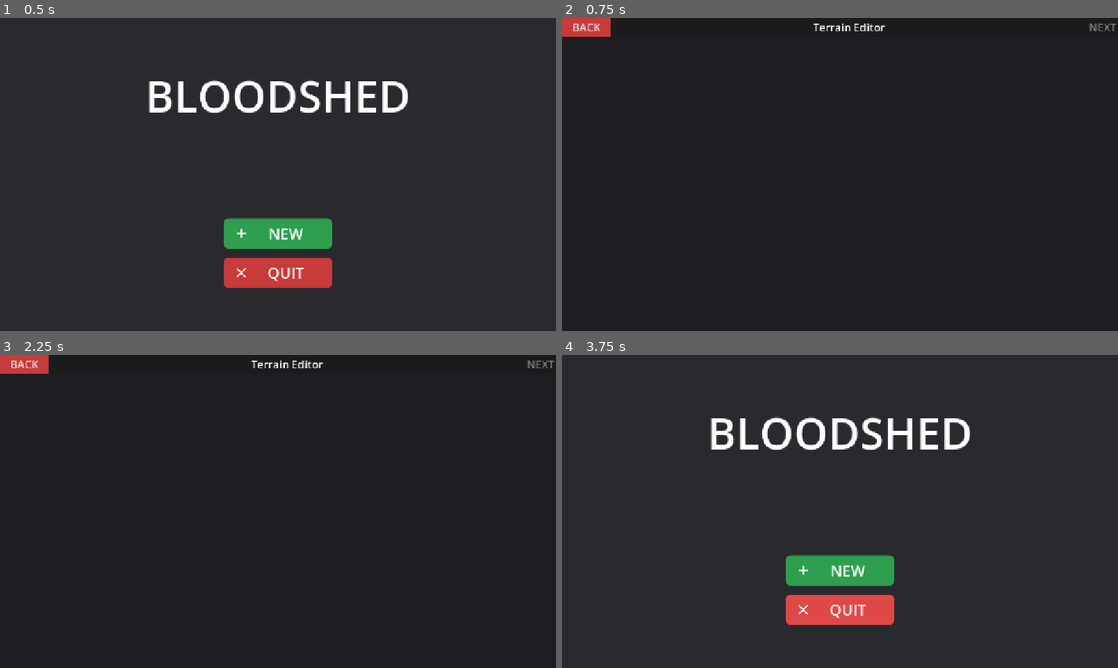
Above: before the commit, frames 1-4 (two rows, left to right).
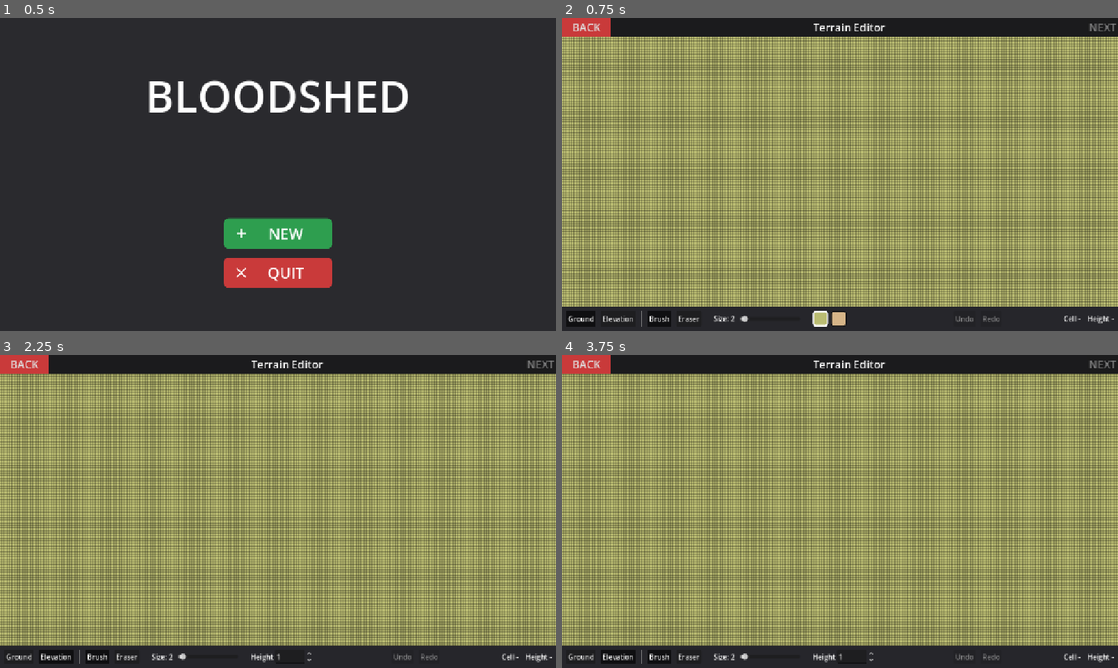
Above: after the commit, the same moments.

Repository: UniquePython/Bloodshed
Game: Godot game, scene res://main_menu.tscn
The game is run twice, just before and just after one commit, with the same random seed, the same clock (stepped at 60 frames per second) and the same inputs.
Inputs (mouse positions are in pixels of both pictures, inside the frame that each line leads up to):
- Up to frame 1 (0.5 s): no input
- Up to frame 2 (0.75 s): click "NEW" at 0.5 s
- Up to frame 3 (2.25 s): click (16, 655) at 1.25 s, where only the run after the commit has a clickable "Ground"; click (55, 655) at 2 s, where only the run after the commit has a clickable "Elevation"
- Up to frame 4 (3.75 s): click (662, 655) at 2.75 s, where only the run after the commit has a clickable "Brush"; click "BACK" at 3.5 s

Frame 1 is identical in both runs. In frame 2, 87% of the frame differs, in the area x 0-100%, y 6-99%; in frame 3, 87%; in frame 4, 88%, in the area x 0-100%, y 0-99%.

Commit message:
Add terrain editor

Diff:
--- /dev/null
+++ b/data/edit_history.gd
@@ -0,0 +1,52 @@
+class_name EditHistory
+extends RefCounted
+
+const MAX_STROKES := 200
+
+var _undo_stack: Array = []
+var _redo_stack: Array = []
+var _current = null
+
+func begin(layer: int) -> void:
+	_current = {"layer": layer, "cells": {}}
+
+func record(cell: Vector2i, old_value: int, new_value: int) -> void:
+	if _current == null:
+		return
+	var cells: Dictionary = _current["cells"]
+	if cells.has(cell):
+		var pair: Vector2i = cells[cell]
+		cells[cell] = Vector2i(pair.x, new_value)
+	else:
+		cells[cell] = Vector2i(old_value, new_value)
+
+func end() -> void:
+	if _current == null:
+		return
+	var cells: Dictionary = _current["cells"]
+	if cells.size() > 0:
+		_undo_stack.append(_current)
+		_redo_stack.clear()
+		if _undo_stack.size() > MAX_STROKES:
+			_undo_stack.pop_front()
+	_current = null
+
+func undo() -> Variant:
+	if _undo_stack.is_empty():
+		return null
+	var stroke = _undo_stack.pop_back()
+	_redo_stack.append(stroke)
+	return stroke
+
+func redo() -> Variant:
+	if _redo_stack.is_empty():
+		return null
+	var stroke = _redo_stack.pop_back()
+	_undo_stack.append(stroke)
+	return stroke
+
+func can_undo() -> bool:
+	return not _undo_stack.is_empty()
+
+func can_redo() -> bool:
+	return not _redo_stack.is_empty()
--- /dev/null
+++ b/editor/editor_canvas.gd
@@ -0,0 +1,407 @@
+class_name EditorCanvas
+extends Control
+
+signal settings_changed
+signal history_changed
+signal cursor_changed(cell: Vector2i, height: int, inside: bool)
+
+const TOOL_BRUSH := 0
+const TOOL_ERASER := 1
+
+const MIN_ZOOM := 2.0
+const MAX_ZOOM := 64.0
+const ZOOM_FACTOR := 1.25
+const PAN_SPEED := 700.0
+const GRID_MIN_ZOOM := 6.0
+
+const LAYER_GROUND := 0
+const LAYER_ELEVATION := 1
+const CONTOUR_COLOR := Color("#2b1a0a")
+const CONTOUR_WIDTH := 2.0
+
+var map: MapData
+var camera := Vector2.ZERO
+var zoom := 6.0
+var _textures := {}
+
+var selected_terrain := TerrainTypes.SAND
+var brush_radius := 2
+
+var layer := LAYER_GROUND
+var current_tool := TOOL_BRUSH
+var selected_height := 1
+var _paint_layer := LAYER_GROUND
+var _contours := {}
+var history := EditHistory.new()
+
+var _painting := false
+var _paint_id := 0
+var _last_cell := Vector2i.ZERO
+var _hovering := false
+
+func set_layer(value: int) -> void:
+	layer = value
+	settings_changed.emit()
+	queue_redraw()
+
+func set_tool(value: int) -> void:
+	current_tool = value
+	settings_changed.emit()
+
+func set_terrain(id: int) -> void:
+	selected_terrain = id
+	settings_changed.emit()
+
+func set_height(value: int) -> void:
+	selected_height = maxi(value, 0)
+	settings_changed.emit()
+
+func set_radius(value: int) -> void:
+	brush_radius = clampi(value, 0, 50)
+	settings_changed.emit()
+	queue_redraw()
+
+func _emit_cursor() -> void:
+	if not _hovering:
+		cursor_changed.emit(Vector2i.ZERO, 0, false)
+		return
+	var c := _cell_at(get_local_mouse_position())
+	if map.in_bounds(c.x, c.y):
+		cursor_changed.emit(c, map.get_height(c.x, c.y), true)
+	else:
+		cursor_changed.emit(c, 0, false)
+
+func _ready() -> void:
+	if Scenario.map == null:
+		Scenario.reset()
+
+	map = Scenario.map
+	camera = Vector2(map.width, map.length) / 2.0
+	clip_contents = true
+	texture_filter = CanvasItem.TEXTURE_FILTER_NEAREST
+
+	resized.connect(queue_redraw)
+	mouse_entered.connect(_on_mouse_entered)
+	mouse_exited.connect(_on_mouse_exited)
+
+func _on_mouse_entered() -> void:
+	_hovering = true
+	queue_redraw()
+	_emit_cursor()
+
+func _on_mouse_exited() -> void:
+	_hovering = false
+	queue_redraw()
+	_emit_cursor()
+
+func cell_to_screen(cell: Vector2) -> Vector2:
+	return (cell - camera) * zoom + size / 2.0
+
+func screen_to_cell(pos: Vector2) -> Vector2:
+	return (pos - size / 2.0) / zoom + camera
+
+func _process(delta: float) -> void:
+	var dir := Vector2.ZERO
+	if Input.is_physical_key_pressed(KEY_LEFT):
+		dir.x -= 1.0
+	if Input.is_physical_key_pressed(KEY_RIGHT):
+		dir.x += 1.0
+	if Input.is_physical_key_pressed(KEY_UP):
+		dir.y -= 1.0
+	if Input.is_physical_key_pressed(KEY_DOWN):
+		dir.y += 1.0
+
+	if dir != Vector2.ZERO:
+		camera += dir.normalized() * PAN_SPEED / zoom * delta
+		queue_redraw()
+
+func _unhandled_key_input(event: InputEvent) -> void:
+	var key := event as InputEventKey
+	if key == null or not key.pressed:
+		return
+
+	if key.is_command_or_control_pressed():
+		if key.keycode == KEY_Z:
+			if key.shift_pressed:
+				redo_edit()
+			else:
+				undo_edit()
+		elif key.keycode == KEY_Y:
+			redo_edit()
+		return
+
+	if key.keycode >= KEY_1 and key.keycode < KEY_1 + TerrainTypes.count():
+		set_terrain(key.keycode - KEY_1)
+		return
+
+	var step := 1
+	if key.shift_pressed:
+		step = 5
+
+	match key.keycode:
+		KEY_EQUAL, KEY_PLUS, KEY_KP_ADD:
+			_set_zoom(zoom * ZOOM_FACTOR)
+		KEY_MINUS, KEY_KP_SUBTRACT:
+			_set_zoom(zoom / ZOOM_FACTOR)
+		KEY_BRACKETLEFT:
+			set_radius(brush_radius - 1)
+		KEY_BRACKETRIGHT:
+			set_radius(brush_radius + 1)
+		KEY_L:
+			if layer == LAYER_GROUND:
+				set_layer(LAYER_ELEVATION)
+			else:
+				set_layer(LAYER_GROUND)
+		KEY_E:
+			set_height(selected_height + step)
+		KEY_Q:
+			set_height(selected_height - step)
+
+func _set_zoom(value: float) -> void:
+	zoom = clampf(value, MIN_ZOOM, MAX_ZOOM)
+	queue_redraw()
+
+func _draw() -> void:
+	if map == null:
+		return
+
+	var map_rect := Rect2(cell_to_screen(Vector2.ZERO), Vector2(map.width, map.length) * zoom)
+	draw_rect(map_rect, TerrainTypes.get_color_of(TerrainTypes.GRASS))
+
+	var top_left := screen_to_cell(Vector2.ZERO)
+	var bottom_right := screen_to_cell(size)
+	var first := Vector2i(floori(top_left.x / Chunk.SIZE), floori(top_left.y / Chunk.SIZE))
+	var last := Vector2i(floori(bottom_right.x / Chunk.SIZE), floori(bottom_right.y / Chunk.SIZE))
+
+	for cy in range(first.y, last.y + 1):
+		for cx in range(first.x, last.x + 1):
+			var key := Vector2i(cx, cy)
+			if not map.chunks.has(key):
+				continue
+			var origin := cell_to_screen(Vector2(cx, cy) * Chunk.SIZE)
+			var rect := Rect2(origin, Vector2.ONE * Chunk.SIZE * zoom)
+			draw_texture_rect(_get_texture(key), rect, false)
+
+	if zoom >= GRID_MIN_ZOOM:
+		_draw_grid(top_left, bottom_right)
+
+	draw_set_transform(cell_to_screen(Vector2.ZERO), 0.0, Vector2(zoom, zoom))
+	for cy in range(first.y - 1, last.y + 1):
+		for cx in range(first.x - 1, last.x + 1):
+			var ckey := Vector2i(cx, cy)
+			var relevant: bool = map.chunks.has(ckey) \
+				or map.chunks.has(ckey + Vector2i.RIGHT) \
+				or map.chunks.has(ckey + Vector2i.DOWN)
+			if not relevant:
+				continue
+			var lines := _get_contours(ckey)
+			if lines.size() > 0:
+				draw_multiline(lines, CONTOUR_COLOR, CONTOUR_WIDTH / zoom)
+	draw_set_transform(Vector2.ZERO, 0.0, Vector2.ONE)
+
+	draw_rect(map_rect, Color.WHITE, false, 2.0)
+
+	if _hovering:
+		var c := _cell_at(get_local_mouse_position())
+		var center := cell_to_screen(Vector2(c) + Vector2(0.5, 0.5))
+		var outline := Color.WHITE
+		if layer == LAYER_ELEVATION:
+			outline = Color("#ffb347")
+		if current_tool == TOOL_ERASER:
+			outline = Color("#ff6b6b")
+		draw_arc(center, (brush_radius + 0.5) * zoom, 0.0, TAU, 48, outline, 2.0)
+
+func _draw_grid(top_left: Vector2, bottom_right: Vector2) -> void:
+	var x0 := maxi(floori(top_left.x), 0)
+	var x1 := mini(ceili(bottom_right.x), map.width)
+	var y0 := maxi(floori(top_left.y), 0)
+	var y1 := mini(ceili(bottom_right.y), map.length)
+	var color := Color(0, 0, 0, 0.25)
+
+	var top := cell_to_screen(Vector2(0, y0)).y
+	var bottom := cell_to_screen(Vector2(0, y1)).y
+	for x in range(x0, x1 + 1):
+		var sx := cell_to_screen(Vector2(x, 0)).x
+		draw_line(Vector2(sx, top), Vector2(sx, bottom), color)
+
+	var left := cell_to_screen(Vector2(x0, 0)).x
+	var right := cell_to_screen(Vector2(x1, 0)).x
+	for y in range(y0, y1 + 1):
+		var sy := cell_to_screen(Vector2(0, y)).y
+		draw_line(Vector2(left, sy), Vector2(right, sy), color)
+
+func _get_texture(key: Vector2i) -> ImageTexture:
+	if _textures.has(key):
+		return _textures[key]
+
+	var chunk: Chunk = map.chunks[key]
+	var img := Image.create(Chunk.SIZE, Chunk.SIZE, false, Image.FORMAT_RGBA8)
+	for ly in Chunk.SIZE:
+		for lx in Chunk.SIZE:
+			var gx := key.x * Chunk.SIZE + lx
+			var gy := key.y * Chunk.SIZE + ly
+			if map.in_bounds(gx, gy):
+				img.set_pixel(lx, ly, TerrainTypes.get_color_of(chunk.get_ground(lx, ly)))
+			else:
+				img.set_pixel(lx, ly, Color.TRANSPARENT)
+
+	var tex := ImageTexture.create_from_image(img)
+	_textures[key] = tex
+	return tex
+
+func _get_contours(key: Vector2i) -> PackedVector2Array:
+	if _contours.has(key):
+		return _contours[key]
+
+	var lines := PackedVector2Array()
+	var exists := map.chunks.has(key)
+	var last_index := Chunk.SIZE - 1
+	var base_x := key.x * Chunk.SIZE
+	var base_y := key.y * Chunk.SIZE
+
+	for ly in Chunk.SIZE:
+		for lx in Chunk.SIZE:
+			if not exists and lx < last_index and ly < last_index:
+				continue
+			var gx := base_x + lx
+			var gy := base_y + ly
+			if not map.in_bounds(gx, gy):
+				continue
+			var h := map.get_height(gx, gy)
+			if map.in_bounds(gx + 1, gy) and map.get_height(gx + 1, gy) != h:
+				lines.append(Vector2(gx + 1, gy))
+				lines.append(Vector2(gx + 1, gy + 1))
+			if map.in_bounds(gx, gy + 1) and map.get_height(gx, gy + 1) != h:
+				lines.append(Vector2(gx, gy + 1))
+				lines.append(Vector2(gx + 1, gy + 1))
+
+	_contours[key] = lines
+	return lines
+
+func invalidate_ground(key: Vector2i) -> void:
+	_textures.erase(key)
+	queue_redraw()
+
+func invalidate_height(key: Vector2i) -> void:
+	_contours.erase(key)
+	_contours.erase(key + Vector2i.LEFT)
+	_contours.erase(key + Vector2i.UP)
+	queue_redraw()
+
+func _gui_input(event: InputEvent) -> void:
+	var button := event as InputEventMouseButton
+	if button != null:
+		if button.button_index == MOUSE_BUTTON_LEFT or button.button_index == MOUSE_BUTTON_RIGHT:
+			if button.pressed:
+				get_viewport().gui_release_focus()
+				_painting = true
+				_paint_layer = layer
+				history.begin(_paint_layer)
+				var erasing := button.button_index == MOUSE_BUTTON_RIGHT or current_tool == TOOL_ERASER
+				if erasing:
+					_paint_id = 0
+				elif layer == LAYER_GROUND:
+					_paint_id = selected_terrain
+				else:
+					_paint_id = selected_height
+				_last_cell = _cell_at(button.position)
+				_stamp_line(_last_cell, _last_cell)
+				_emit_cursor()
+			else:
+				if _painting:
+					history.end()
+					history_changed.emit()
+				_painting = false
+		return
+
+	var motion := event as InputEventMouseMotion
+	if motion != null:
+		if _painting:
+			var cell := _cell_at(motion.position)
+			_stamp_line(_last_cell, cell)
+			_last_cell = cell
+		queue_redraw()
+		_emit_cursor()
+
+func _cell_at(pos: Vector2) -> Vector2i:
+	var c := screen_to_cell(pos)
+	return Vector2i(floori(c.x), floori(c.y))
+
+func _stamp_line(from: Vector2i, to: Vector2i) -> void:
+	var touched := {}
+	var steps := maxi(absi(to.x - from.x), absi(to.y - from.y))
+	for i in range(steps + 1):
+		var t := 0.0
+		if steps > 0:
+			t = float(i) / steps
+		var center := Vector2i(Vector2(from).lerp(Vector2(to), t).round())
+		_stamp(center, touched)
+
+	for key in touched:
+		if _paint_layer == LAYER_GROUND:
+			invalidate_ground(key)
+		else:
+			invalidate_height(key)
+	queue_redraw()
+
+func _stamp(center: Vector2i, touched: Dictionary) -> void:
+	var r := brush_radius
+	for dy in range(-r, r + 1):
+		for dx in range(-r, r + 1):
+			if dx * dx + dy * dy > r * r + r:
+				continue
+			var x := center.x + dx
+			var y := center.y + dy
+			if not map.in_bounds(x, y):
+				continue
+			var old: int
+			if _paint_layer == LAYER_GROUND:
+				old = map.get_ground(x, y)
+				if old == _paint_id:
+					continue
+				map.set_ground(x, y, _paint_id)
+			else:
+				old = map.get_height(x, y)
+				if old == _paint_id:
+					continue
+				map.set_height(x, y, _paint_id)
+			history.record(Vector2i(x, y), old, _paint_id)
+			touched[map.chunk_key(x, y)] = true
+
+func undo_edit() -> void:
+	if _painting:
+		return
+	var stroke = history.undo()
+	if stroke != null:
+		_apply_stroke(stroke, false)
+		history_changed.emit()
+		_emit_cursor()
+
+func redo_edit() -> void:
+	if _painting:
+		return
+	var stroke = history.redo()
+	if stroke != null:
+		_apply_stroke(stroke, true)
+		history_changed.emit()
+		_emit_cursor()
+
+func _apply_stroke(stroke: Dictionary, use_new: bool) -> void:
+	var stroke_layer: int = stroke["layer"]
+	var cells: Dictionary = stroke["cells"]
+	var touched := {}
+	for cell in cells:
+		var pair: Vector2i = cells[cell]
+		var value: int = pair.y if use_new else pair.x
+		if stroke_layer == LAYER_GROUND:
+			map.set_ground(cell.x, cell.y, value)
+		else:
+			map.set_height(cell.x, cell.y, value)
+		touched[map.chunk_key(cell.x, cell.y)] = true
+
+	for key in touched:
+		if stroke_layer == LAYER_GROUND:
+			invalidate_ground(key)
+		else:
+			invalidate_height(key)
+	queue_redraw()
--- /dev/null
+++ b/editor/toolbar.gd
@@ -0,0 +1,134 @@
+class_name EditorToolbar
+extends PanelContainer
+
+@onready var row: HBoxContainer = $Row
+@onready var ground_button: Button = $Row/GroundButton
+@onready var elevation_button: Button = $Row/ElevationButton
+@onready var brush_button: Button = $Row/BrushButton
+@onready var eraser_button: Button = $Row/EraserButton
+@onready var size_label: Label = $Row/SizeLabel
+@onready var size_slider: HSlider = $Row/SizeSlider
+@onready var palette: HBoxContainer = $Row/Palette
+@onready var height_box: HBoxContainer = $Row/HeightBox
+@onready var height_spin: SpinBox = $Row/HeightBox/HeightSpin
+@onready var undo_button: Button = $Row/UndoButton
+@onready var redo_button: Button = $Row/RedoButton
+@onready var status_label: Label = $Row/StatusLabel
+
+var canvas: EditorCanvas
+var _swatches: Array[Button] = []
+
+func setup(c: EditorCanvas) -> void:
+	canvas = c
+
+	var style := StyleBoxFlat.new()
+	style.bg_color = Color("#26262b")
+	style.set_content_margin_all(10)
+	add_theme_stylebox_override("panel", style)
+	row.add_theme_constant_override("separation", 12)
+
+	var layer_group := ButtonGroup.new()
+	for b in [ground_button, elevation_button]:
+		b.toggle_mode = true
+		b.button_group = layer_group
+	var tool_group := ButtonGroup.new()
+	for b in [brush_button, eraser_button]:
+		b.toggle_mode = true
+		b.button_group = tool_group
+
+	size_slider.min_value = 0
+	size_slider.max_value = 50
+	size_slider.step = 1
+	size_slider.custom_minimum_size.x = 140
+	size_slider.size_flags_vertical = Control.SIZE_SHRINK_CENTER
+
+	height_spin.min_value = 0
+	height_spin.max_value = 1000
+	height_spin.step = 1
+	height_spin.allow_greater = true
+
+	status_label.custom_minimum_size.x = 230
+	status_label.horizontal_alignment = HORIZONTAL_ALIGNMENT_RIGHT
+
+	palette.add_theme_constant_override("separation", 6)
+	_build_palette()
+
+	for label in find_children("*", "Label", true, false):
+		label.vertical_alignment = VERTICAL_ALIGNMENT_CENTER
+	for button in find_children("*", "Button", true, false):
+		button.focus_mode = Control.FOCUS_NONE
+
+	ground_button.pressed.connect(canvas.set_layer.bind(EditorCanvas.LAYER_GROUND))
+	elevation_button.pressed.connect(canvas.set_layer.bind(EditorCanvas.LAYER_ELEVATION))
+	brush_button.pressed.connect(canvas.set_tool.bind(EditorCanvas.TOOL_BRUSH))
+	eraser_button.pressed.connect(canvas.set_tool.bind(EditorCanvas.TOOL_ERASER))
+	size_slider.value_changed.connect(_on_size_changed)
+	height_spin.value_changed.connect(_on_height_changed)
+	undo_button.pressed.connect(canvas.undo_edit)
+	redo_button.pressed.connect(canvas.redo_edit)
+
+	canvas.settings_changed.connect(_sync)
+	canvas.cursor_changed.connect(_on_cursor_changed)
+	canvas.history_changed.connect(_update_history_buttons)
+
+	_sync()
+	_update_history_buttons()
+
+func _build_palette() -> void:
+	var group := ButtonGroup.new()
+	for id in TerrainTypes.count():
+		var swatch := Button.new()
+		swatch.custom_minimum_size = Vector2(36, 36)
+		swatch.toggle_mode = true
+		swatch.button_group = group
+		swatch.tooltip_text = "%d: %s" % [id + 1, TerrainTypes.get_name_of(id)]
+
+		var color := TerrainTypes.get_color_of(id)
+		swatch.add_theme_stylebox_override("normal", _swatch_style(color, Color(0, 0, 0, 0.5), 2))
+		swatch.add_theme_stylebox_override("hover", _swatch_style(color.lightened(0.15), Color(1, 1, 1, 0.5), 2))
+		swatch.add_theme_stylebox_override("pressed", _swatch_style(color, Color.WHITE, 4))
+		swatch.add_theme_stylebox_override("hover_pressed", _swatch_style(color, Color.WHITE, 4))
+		swatch.add_theme_stylebox_override("focus", StyleBoxEmpty.new())
+
+		swatch.pressed.connect(canvas.set_terrain.bind(id))
+		palette.add_child(swatch)
+		_swatches.append(swatch)
+
+func _swatch_style(color: Color, border: Color, width: int) -> StyleBoxFlat:
+	var s := StyleBoxFlat.new()
+	s.bg_color = color
+	s.border_color = border
+	s.set_border_width_all(width)
+	s.set_corner_radius_all(6)
+	return s
+
+func _sync() -> void:
+	ground_button.set_pressed_no_signal(canvas.layer == EditorCanvas.LAYER_GROUND)
+	elevation_button.set_pressed_no_signal(canvas.layer == EditorCanvas.LAYER_ELEVATION)
+	brush_button.set_pressed_no_signal(canvas.current_tool == EditorCanvas.TOOL_BRUSH)
+	eraser_button.set_pressed_no_signal(canvas.current_tool == EditorCanvas.TOOL_ERASER)
+	size_slider.set_value_no_signal(canvas.brush_radius)
+	size_label.text = "Size: %d" % canvas.brush_radius
+	height_spin.set_value_no_signal(canvas.selected_height)
+	for i in _swatches.size():
+		_swatches[i].set_pressed_no_signal(i == canvas.selected_terrain)
+
+	var on_ground := canvas.layer == EditorCanvas.LAYER_GROUND
+	palette.visible = on_ground
+	height_box.visible = not on_ground
+
+func _on_size_changed(value: float) -> void:
+	canvas.set_radius(int(value))
+
+func _on_height_changed(value: float) -> void:
+	canvas.set_height(int(value))
+
+func _on_cursor_changed(cell: Vector2i, height: int, inside: bool) -> void:
+	if inside:
+		status_label.text = "Cell %d, %d    Height %d" % [cell.x, cell.y, height]
+	else:
+		status_label.text = "Cell -    Height -"
+
+func _update_history_buttons() -> void:
+	undo_button.disabled = not canvas.history.can_undo()
+	redo_button.disabled = not canvas.history.can_redo()
--- a/scenario.gd
+++ b/scenario.gd
@@ -10,7 +10,7 @@
 var current_stage := 1
 
 func reset() -> void:
-	map = null
+	map = MapData.new(512, 512) # Temporary placeholder fixed size
 	current_stage = 1
 
 func go_to_stage(index: int) -> void:
--- /dev/null
+++ b/terrain_editor.gd
@@ -0,0 +1,7 @@
+extends Control
+
+@onready var canvas: EditorCanvas = $Layout/EditorCanvas
+@onready var toolbar: EditorToolbar = $Layout/Toolbar
+
+func _ready() -> void:
+	toolbar.setup(canvas)
--- a/terrain_editor.tscn
+++ b/terrain_editor.tscn
@@ -1,6 +1,9 @@
 [gd_scene format=3 uid="uid://h2t2eybqv627"]
 
+[ext_resource type="Script" uid="uid://c163hg0hlfk16" path="res://editor/editor_canvas.gd" id="1_ahrcy"]
+[ext_resource type="Script" uid="uid://cpwrd0b4g78lf" path="res://terrain_editor.gd" id="1_o7rcd"]
 [ext_resource type="PackedScene" uid="uid://dqnxv3qi1mft" path="res://nav_bar.tscn" id="1_ttjd6"]
+[ext_resource type="PackedScene" uid="uid://b0he7r370pnq6" path="res://toolbar.tscn" id="3_2vnjy"]
 
 [node name="TerrainEditor" type="Control" unique_id=796161596]
 layout_mode = 3
@@ -9,6 +12,7 @@
 anchor_bottom = 1.0
 grow_horizontal = 2
 grow_vertical = 2
+script = ExtResource("1_o7rcd")
 
 [node name="Background" type="ColorRect" parent="." unique_id=1323914912]
 layout_mode = 1
@@ -24,3 +28,24 @@
 anchors_preset = 0
 anchor_right = 0.0
 grow_horizontal = 1
+
+[node name="Layout" type="VBoxContainer" parent="." unique_id=1357447286]
+layout_mode = 1
+anchors_preset = 15
+anchor_right = 1.0
+anchor_bottom = 1.0
+grow_horizontal = 2
+grow_vertical = 2
+theme_override_constants/separation = 0
+
+[node name="TopSpacer" type="Control" parent="Layout" unique_id=614132304]
+custom_minimum_size = Vector2(0, 43)
+layout_mode = 2
+
+[node name="EditorCanvas" type="Control" parent="Layout" unique_id=1024060797]
+layout_mode = 2
+size_flags_vertical = 3
+script = ExtResource("1_ahrcy")
+
+[node name="Toolbar" parent="Layout" unique_id=1388740145 instance=ExtResource("3_2vnjy")]
+layout_mode = 2
--- /dev/null
+++ b/toolbar.tscn
@@ -0,0 +1,75 @@
+[gd_scene format=3 uid="uid://b0he7r370pnq6"]
+
+[ext_resource type="Script" uid="uid://b2cudkpr8qkbi" path="res://editor/toolbar.gd" id="1_har8n"]
+
+[node name="Toolbar" type="PanelContainer" unique_id=1388740145]
+offset_right = 40.0
+offset_bottom = 40.0
+script = ExtResource("1_har8n")
+
+[node name="Row" type="HBoxContainer" parent="." unique_id=790223665]
+layout_mode = 2
+
+[node name="GroundButton" type="Button" parent="Row" unique_id=59582071]
+layout_mode = 2
+text = "Ground"
+
+[node name="ElevationButton" type="Button" parent="Row" unique_id=1776534145]
+layout_mode = 2
+text = "Elevation"
+
+[node name="Sep1" type="VSeparator" parent="Row" unique_id=233295017]
+layout_mode = 2
+
+[node name="BrushButton" type="Button" parent="Row" unique_id=669742752]
+layout_mode = 2
+text = "Brush"
+
+[node name="EraserButton" type="Button" parent="Row" unique_id=929964492]
+layout_mode = 2
+text = "Eraser"
+
+[node name="Sep2" type="VSeparator" parent="Row" unique_id=2137536864]
+layout_mode = 2
+
+[node name="SizeLabel" type="Label" parent="Row" unique_id=1177373047]
+layout_mode = 2
+text = "Size: Placeholder"
+
+[node name="SizeSlider" type="HSlider" parent="Row" unique_id=219011693]
+layout_mode = 2
+
+[node name="Sep3" type="VSeparator" parent="Row" unique_id=349892173]
+layout_mode = 2
+
+[node name="Palette" type="HBoxContainer" parent="Row" unique_id=569186076]
+layout_mode = 2
+
+[node name="HeightBox" type="HBoxContainer" parent="Row" unique_id=1913751211]
+layout_mode = 2
+
+[node name="Label" type="Label" parent="Row/HeightBox" unique_id=1293753881]
+layout_mode = 2
+text = "Height"
+
+[node name="HeightSpin" type="SpinBox" parent="Row/HeightBox" unique_id=2014531498]
+layout_mode = 2
+
+[node name="Spacer" type="Control" parent="Row" unique_id=388029344]
+layout_mode = 2
+size_flags_horizontal = 3
+
+[node name="UndoButton" type="Button" parent="Row" unique_id=2038598599]
+layout_mode = 2
+text = "Undo"
+
+[node name="RedoButton" type="Button" parent="Row" unique_id=31471144]
+layout_mode = 2
+text = "Redo"
+
+[node name="Sep4" type="VSeparator" parent="Row" unique_id=921044254]
+layout_mode = 2
+
+[node name="StatusLabel" type="Label" parent="Row" unique_id=1576273217]
+layout_mode = 2
+text = "Cell -    Height -"
Not shown, added: data/edit_history.gd.uid
Not shown, added: editor/editor_canvas.gd.uid
Not shown, added: editor/toolbar.gd.uid
Not shown, added: terrain_editor.gd.uid
